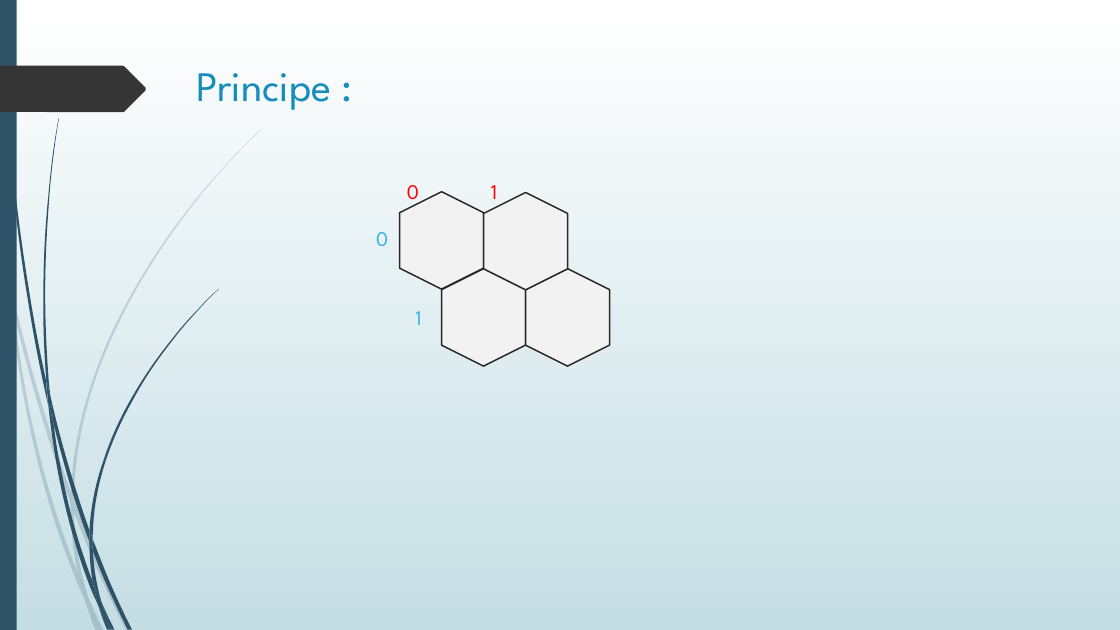
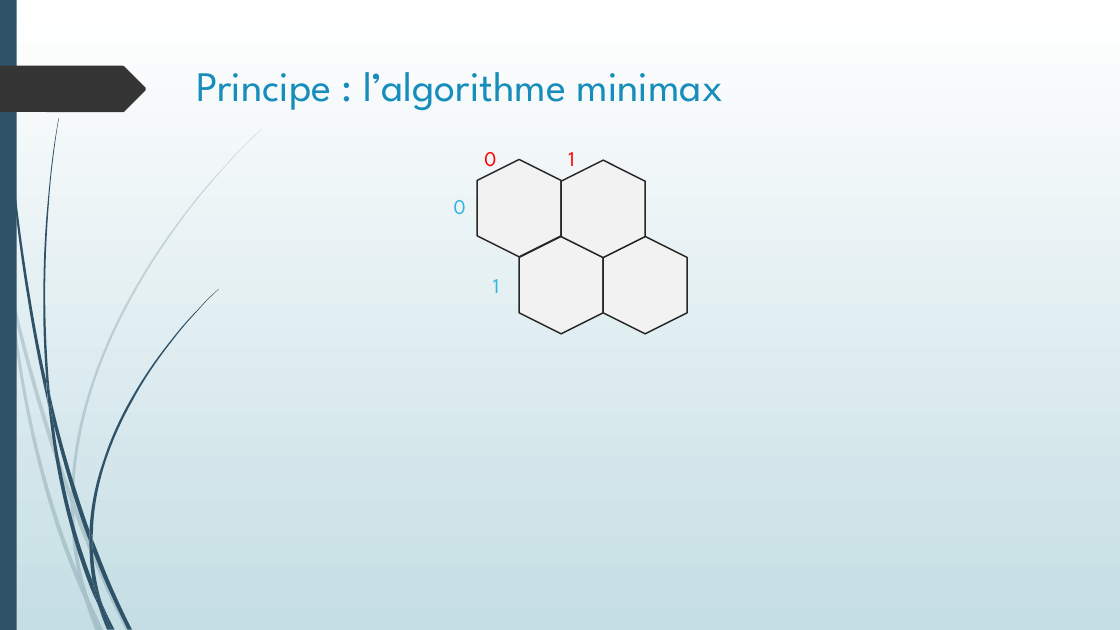
Before and after one commit to yarduoc/HexAI, a slide deck: slide 7 of PresentationTibo/TIPE 2017.pptx. Drawn at 1120x630 pixels with LibreOffice and Linux fonts; fonts in the diff are those of the drawing. Boxes give left, top, right and bottom in pixels: in the first picture for what was removed or moved away, otherwise in the second. Text is boxed around its words. In the diff, an @@ line names an element or a change of style, - is before the commit and + after.

```diff
--- a/PresentationTibo/TIPE 2017.pptx
+++ b/PresentationTibo/TIPE 2017.pptx
@@ text at box(197, 72, 723, 111): text changed @@
-Principe :
+Principe : l’algorithme minimax
@@ 3 texts, 2 hexagons: place and size @@
-3 texts, 2 hexagons at box(376, 185, 568, 290)
+3 texts, 2 hexagons at box(454, 152, 645, 258)
@@ 2 hexagons, 1 text: place and size @@
-2 hexagons, 1 text at box(415, 269, 610, 366)
+2 hexagons, 1 text at box(493, 236, 687, 334)
```
Also in this commit, not shown: 4 other slides changed, 14 slides added, 2 other files.
